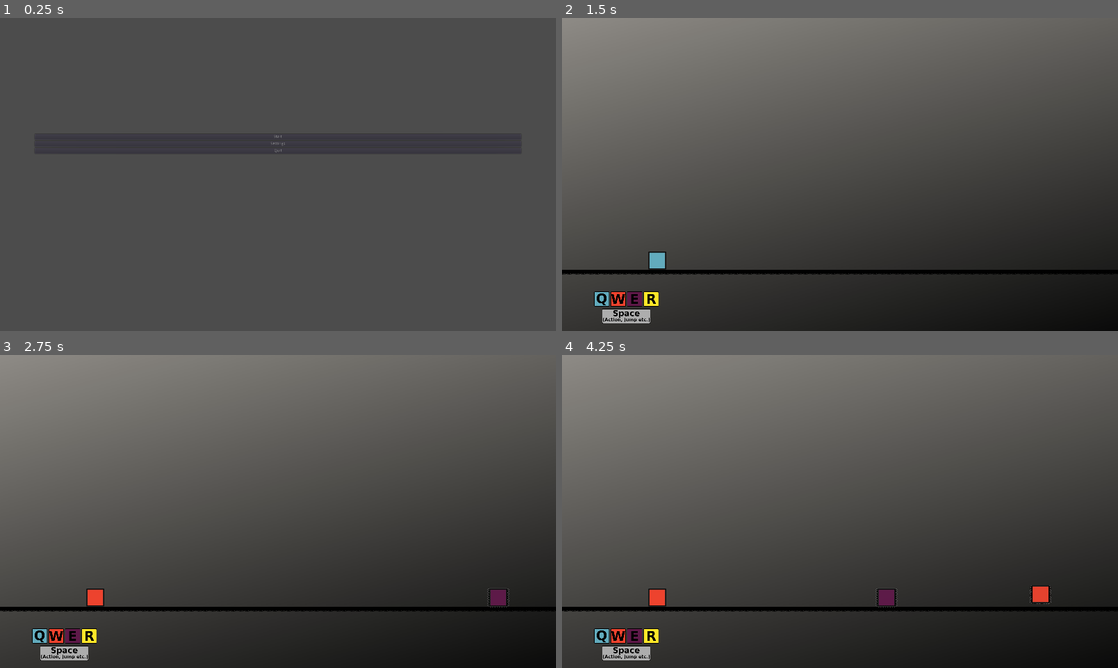
Above: before the commit, frames 1-4 (two rows, left to right).
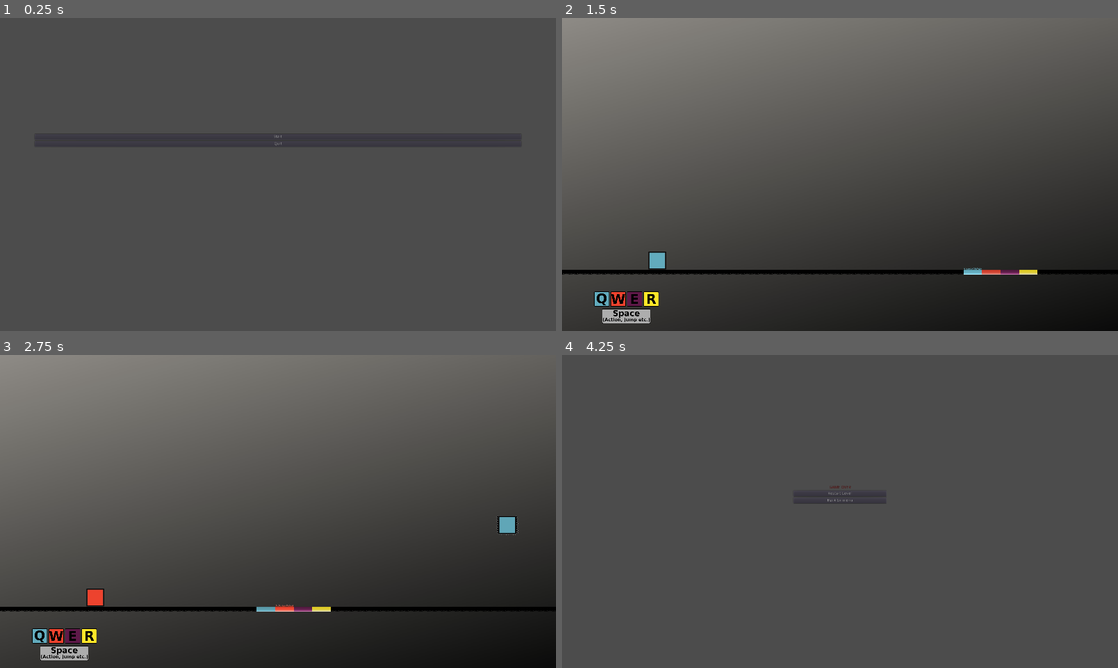
Above: after the commit, the same moments.

Repository: TheSeahorse/Paralyzed
Game: Godot game, scene res://Source/main.tscn
Same seed, same stepped clock (60 frames per second), same inputs: the game is played once before the commit and once after it.
Inputs:
- Up to frame 1 (0.25 s): no input
- Up to frame 2 (1.5 s): click "Start" at 0.5 s; click "Level2" (after the commit: "Level1") at 1.25 s
- Up to frame 3 (2.75 s): tap Enter at 2 s; tap Space (action) at 2.1 s; tap W (red) at 2.3 s
- Up to frame 4 (4.25 s): tap W (red) at 2.85, 3.8 s; tap Space (action) at 3.05, 3.6 s

The runs differ from the first frame. In frame 1, less than 0.1% of the frame differs, in the area x 48-52%, y 39-43%; in frame 2, 0.3%; in frame 3, 0.6%; in frame 4, 50%, in the area x 0-100%, y 0-100%.

Commit message:
levels only  show after completing previous level, can go back from levelmenu, can quit

Diff:
--- a/Source/Actors/player.gd
+++ b/Source/Actors/player.gd
@@ -11,11 +11,6 @@
 var SPRING_JUMP: = 0 # if a spring jump is activated this value is greater than 0
 
 func _physics_process(delta: float) -> void:
-	#if lava1:
-		#print("player = " + PLAYER_COLOR)
-		#print("lava1 = " + lava1.get_parent().COLOR)
-	#if lava2:
-		#print("lava2 = " + lava2.get_parent().COLOR)
 	check_if_dead()
 	VELOCITY.x = MAX_SPEED.x
 	VELOCITY = calculate_y(VELOCITY, delta)
@@ -43,10 +38,8 @@
 	elif area.get_parent() is Lava:
 		ON_LAVA += 1
 		if ON_LAVA == 1:
-			print("enter 1")
 			lava1 = area
 		elif ON_LAVA == 2:
-			print("enter 2")
 			lava2 = area
 
 
@@ -54,10 +47,8 @@
 	if area.get_parent() is Lava:
 		ON_LAVA -= 1
 		if ON_LAVA == 0:
-			print("exit 1")
 			lava1 = null
 		elif ON_LAVA == 1:
-			print("exit 2")
 			lava1 = lava2
 			lava2 = null
 
--- a/Source/Actors/player.tscn
+++ b/Source/Actors/player.tscn
@@ -73,6 +73,20 @@
 [node name="Camera2D" type="Camera2D" parent="."]
 position = Vector2( 631, -329 )
 current = true
+drag_margin_v_enabled = true
+drag_margin_top = 1.0
+drag_margin_bottom = 0.0
+editor_draw_drag_margin = true
+
+[node name="hud_space" type="Sprite" parent="Camera2D"]
+position = Vector2( -738, 489 )
+scale = Vector2( 0.555556, 0.555556 )
+texture = ExtResource( 8 )
+
+[node name="keyboard_hud" type="Sprite" parent="Camera2D"]
+position = Vector2( -737.443, 429.75 )
+scale = Vector2( 0.568763, 0.572222 )
+texture = ExtResource( 7 )
 
 [node name="Jumpcollision" type="Area2D" parent="."]
 collision_layer = 0
@@ -81,16 +95,6 @@
 [node name="CollisionShape2D" type="CollisionShape2D" parent="Jumpcollision"]
 modulate = Color( 0.141176, 0.152941, 0.992157, 1 )
 shape = SubResource( 4 )
-
-[node name="keyboard_hud" type="Sprite" parent="."]
-position = Vector2( -106.443, 100.75 )
-scale = Vector2( 0.568763, 0.572222 )
-texture = ExtResource( 7 )
-
-[node name="hud_space" type="Sprite" parent="."]
-position = Vector2( -107, 160 )
-scale = Vector2( 0.555556, 0.555556 )
-texture = ExtResource( 8 )
 [connection signal="area_entered" from="Deathcollision" to="." method="_on_Deathcollision_area_entered"]
 [connection signal="area_exited" from="Deathcollision" to="." method="_on_Deathcollision_area_exited"]
 [connection signal="body_entered" from="Jumpcollision" to="." method="_on_enemy_head_entered"]
--- a/Source/Actors/square.gd
+++ b/Source/Actors/square.gd
@@ -24,14 +24,11 @@
 	ON_FLOOR = false #this gets changed faster in the jump functions
 
 
-func jump() -> Vector2:
+func jump():
 	TOGGLE_ACTION = false
 	if ON_FLOOR:
 		ON_FLOOR = false
 		SPRING_JUMP = 26
-		return Vector2(0.0, -1.0)
-	else:
-		return Vector2(0.0, 0.0)
 
 
 func calculate_move_velocity(linear_velocity: Vector2, delta: float) -> Vector2:
--- a/Source/Menues/levelMenu.gd
+++ b/Source/Menues/levelMenu.gd
@@ -3,12 +3,25 @@
 
 func hide_menu():
 	$levels.hide()
+	$go_back.hide()
 
 
 func show_menu():
 	$levels.show()
+	$go_back.show()
 
 
 func _on_level_pressed(level: String) -> void:
 	emit_signal("levelselected", level)
 	$levels.hide()
+	$go_back.hide()
+
+
+func show_level(level: String):
+	get_node("levels/" + level).show()
+
+
+func _on_goBack_pressed() -> void:
+	$levels.hide()
+	$go_back.hide()
+	self.get_parent().show_menu()
--- a/Source/Menues/levelMenu.tscn
+++ b/Source/Menues/levelMenu.tscn
@@ -10,37 +10,53 @@
 "_edit_use_anchors_": false
 }
 
+[node name="go_back" type="Button" parent="."]
+visible = false
+margin_left = 74.0
+margin_top = 47.0
+margin_right = 138.0
+margin_bottom = 67.0
+text = "Go Back"
+__meta__ = {
+"_edit_use_anchors_": false
+}
+
 [node name="levels" type="VBoxContainer" parent="."]
-margin_left = 300.0
+visible = false
+margin_left = 700.0
 margin_top = 402.0
-margin_right = 1620.0
+margin_right = 1220.0
 margin_bottom = 682.0
 __meta__ = {
 "_edit_use_anchors_": false
 }
 
 [node name="level1" type="Button" parent="levels"]
-margin_right = 1320.0
+margin_right = 520.0
 margin_bottom = 20.0
 text = "Level1"
 
 [node name="level2" type="Button" parent="levels"]
+visible = false
 margin_top = 24.0
-margin_right = 1320.0
+margin_right = 520.0
 margin_bottom = 44.0
 text = "Level2"
 
 [node name="level3" type="Button" parent="levels"]
-margin_top = 48.0
-margin_right = 1320.0
-margin_bottom = 68.0
+visible = false
+margin_top = 24.0
+margin_right = 520.0
+margin_bottom = 44.0
 text = "Level3"
 
 [node name="leveltemplate" type="Button" parent="levels"]
-margin_top = 72.0
-margin_right = 1320.0
-margin_bottom = 92.0
+visible = false
+margin_top = 24.0
+margin_right = 520.0
+margin_bottom = 44.0
 text = "Level template"
+[connection signal="pressed" from="go_back" to="." method="_on_goBack_pressed"]
 [connection signal="pressed" from="levels/level1" to="." method="_on_level_pressed" binds= [ "level1" ]]
 [connection signal="pressed" from="levels/level2" to="." method="_on_level_pressed" binds= [ "level2" ]]
 [connection signal="pressed" from="levels/level3" to="." method="_on_level_pressed" binds= [ "level3" ]]
--- a/Source/Menues/mainMenu.gd
+++ b/Source/Menues/mainMenu.gd
@@ -15,8 +15,18 @@
 	levelmenu.show_menu()
 
 
+func levelmenu_show_level(level: String):
+	levelmenu.show_level(level)
+
+
 func _on_Start_pressed() -> void:
-	levelmenu = load("res://Source/Menues/levelMenu.tscn").instance()
-	levelmenu.connect("levelselected", self.get_parent(), "play_level")
-	add_child(levelmenu)
+	if !levelmenu:
+		levelmenu = load("res://Source/Menues/levelMenu.tscn").instance()
+		levelmenu.connect("levelselected", self.get_parent(), "play_level")
+		add_child(levelmenu)
+	levelmenu.show_menu()
 	$menu.hide()
+
+
+func _on_Quit_pressed() -> void:
+	get_tree().quit()
--- a/Source/Menues/mainMenu.tscn
+++ b/Source/Menues/mainMenu.tscn
@@ -26,6 +26,7 @@
 text = "Start"
 
 [node name="Settings" type="Button" parent="menu"]
+visible = false
 margin_top = 24.0
 margin_right = 1680.0
 margin_bottom = 44.0
@@ -37,3 +38,4 @@
 margin_bottom = 68.0
 text = "Quit"
 [connection signal="pressed" from="menu/Start" to="." method="_on_Start_pressed"]
+[connection signal="pressed" from="menu/Quit" to="." method="_on_Quit_pressed"]
--- a/Source/main.gd
+++ b/Source/main.gd
@@ -8,6 +8,8 @@
 var gameover # game over menu node
 
 var CURRENT_LEVEL # name of most recent level as a string
+var LEVEL_ORDER: = ["level1", "level2", "level3", "leveltemplate"] # order in which the levels should appear
+var LEVELS_CLEARED: = [] # the amount of unique levels cleared in an array
 
 func _ready():
 	mainmenu = MainMenu.instance()
@@ -35,7 +37,7 @@
 func play_level(levelName: String):
 	CURRENT_LEVEL = levelName
 	player = load("res://Source/Actors/player.tscn").instance()
-	player.connect("levelcleared", self, "player_cleared_level")
+	player.connect("levelcleared", self, "player_cleared_level", [levelName])
 	player.connect("playerdead", self, "game_over_screen", [levelName])
 	level = load("res://Source/Levels/" + levelName + ".tscn").instance()
 	add_child(player)
@@ -70,8 +72,12 @@
 		get_tree().paused = true
 
 
-func player_cleared_level():
-	mainmenu.show_level_menu() #level menu
+func player_cleared_level(level: String):
+	if not LEVELS_CLEARED.has(level):
+		LEVELS_CLEARED.append(level)
+		var next_level = LEVEL_ORDER[LEVEL_ORDER.find(level) + 1]
+		mainmenu.levelmenu_show_level(next_level)
+	mainmenu.show_level_menu()
 	remove_player_and_level()
 
 
